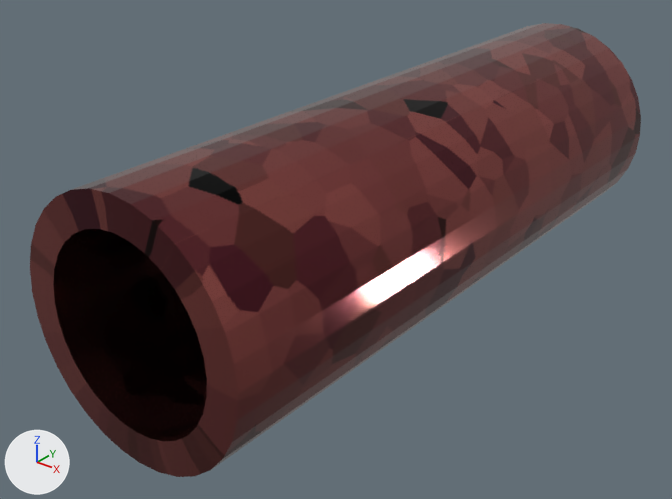
The glTF model guns/cubecannon/cubecannon.glb: old version first, new version second.
The view is the same before and after, from a 50 mm lens placed at (6.68, -9.59, 4.88), pointed at (-0.29, -0.87, -0.52). The lights are fixed; the arrows at lower left show +X, +Y and +Z. The picture after the commit comes second.

Script lines for the objects in view, before the commit:
```python
me_cylinder = bpy.data.meshes.new('Cylinder')
me_cylinder.from_pydata(...)  # 128 vertices, 252 faces; spans x -1.57..1.57, y -4.62..4.62, z -1.57..1.57
me_cylinder.materials.append(mat_material_001)  # picture img_cool
ob_cylinder = bpy.data.objects.new('Cylinder', me_cylinder)
ob_cylinder.location = (0.0, 0.0, 0.0)
```
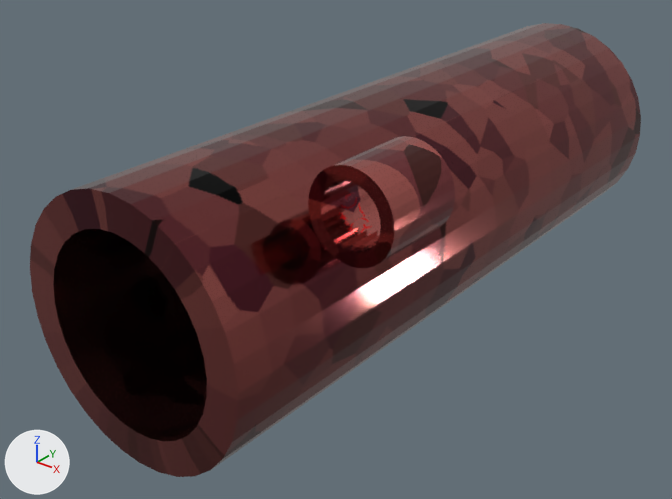
The newer file is also turned or shifted as a whole; pictures and numbers use the older file's frame.

Where the change shows, as pixel boxes (x1, y1, x2, y2) in the pictures (672 x 499 px):
'scope', added (brown): after (308, 136, 455, 268)

What the commit changed:
Picture 'cool2' (img_cool2) is new.
Material 'Material' (mat_material) is new.
Its texture is img_cool2.
Its metallic is 0.968.
Its roughness is 0.0955.
Mesh me_cylinder_001 is new.
It has 128 vertices, 256 faces and spans x 1.144..2.193, y -5.285..-4.237, z 0.735..1.784.
It uses material mat_material (picture img_cool2).
Object 'scope' (ob_scope) is new; it shows me_cylinder_001.
Its location is (0.0, 2.18, 0.0).
